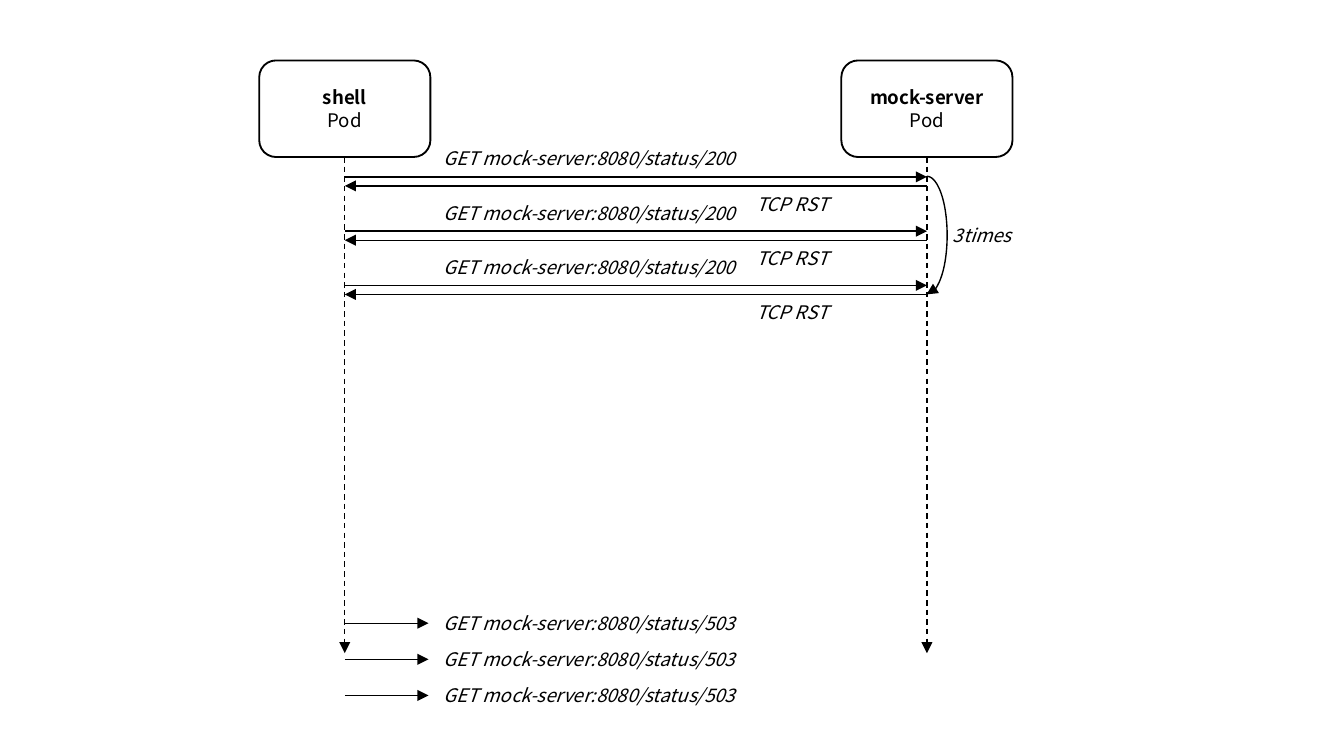
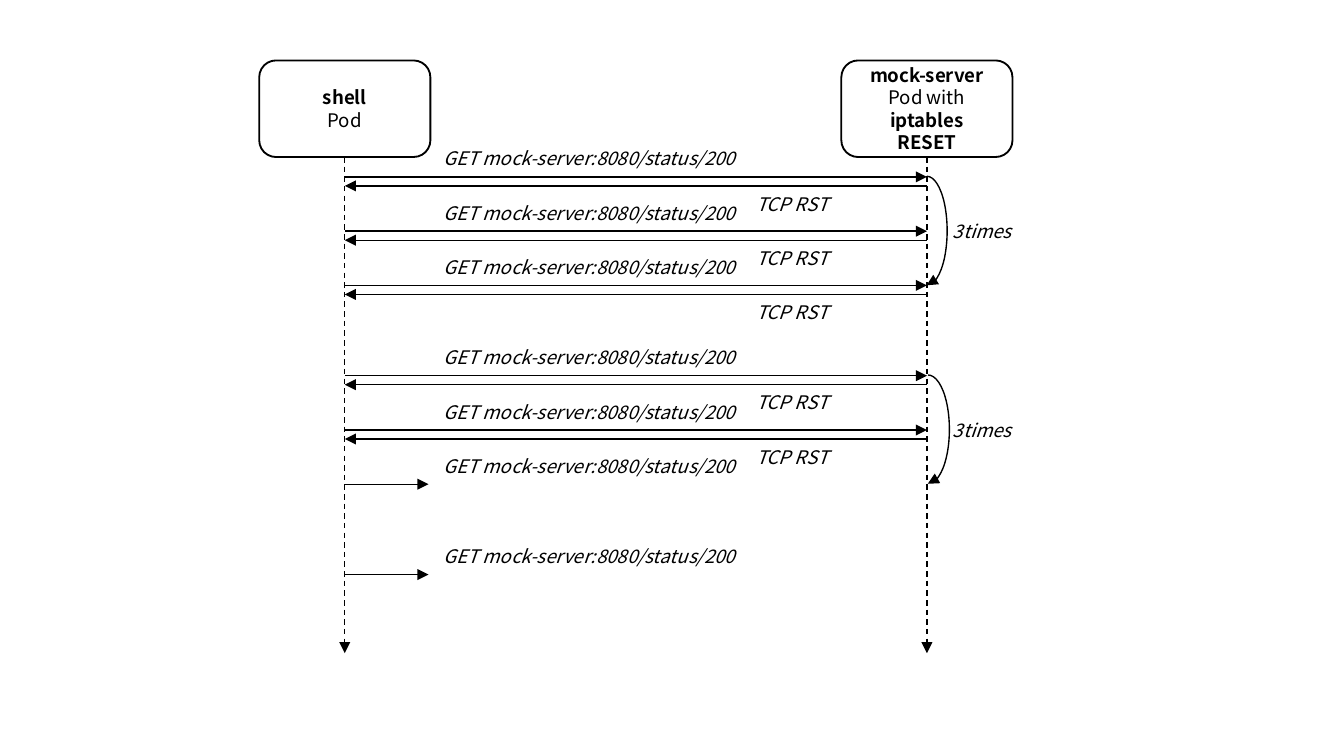
Before and after one commit to ssup2/blog-software, a slide deck: slide 10 of content/docs/theory-analysis/istio-sidecar-proxy-access-log/images/images.pptx. Drawn at 1344x756 pixels with LibreOffice and Linux fonts; fonts in the diff are those of the drawing. Boxes give left, top, right and bottom in pixels: in the first picture for what was removed or moved away, otherwise in the second. Text is boxed around its words. In the diff, an @@ line names an element or a change of style, - is before the commit and + after.

```diff
--- a/content/docs/theory-analysis/istio-sidecar-proxy-access-log/images/images.pptx
+++ b/content/docs/theory-analysis/istio-sidecar-proxy-access-log/images/images.pptx
@@ text in rounded rectangle at bbox=[889, 89, 965, 150]: text changed; bold on @@
-Pod
+Pod with iptables RESET
@@ arc (boxed as its full ellipse): place and size @@
-arc (boxed as its full ellipse) at bbox=[907, 176, 948, 294]
+arc (boxed as its full ellipse) at bbox=[907, 176, 948, 285]
@@ text "3times": place and size @@
-text "3times" at bbox=[953, 227, 1012, 243]
+text "3times" at bbox=[953, 223, 1012, 239]
@@ text at bbox=[444, 349, 735, 368]: text changed @@
-GET mock-server:8080/status/503
+GET mock-server:8080/status/200
@@ arrow added from (345, 376) to (927, 376), #000000 0.75 pt @@
@@ arrow added from (927, 384) to (345, 384), #000000 0.75 pt @@
@@ arc (boxed as its full ellipse) added at bbox=[907, 375, 950, 484], outline #000000 0.75 pt @@
@@ text at bbox=[444, 404, 735, 423]: text changed @@
-GET mock-server:8080/status/503
+GET mock-server:8080/status/200
@@ text added at bbox=[756, 395, 828, 410], 10 pt, text #000000, italic @@
+TCP RST
@@ arrow added from (345, 430) to (927, 430), #000000 0.75 pt @@
@@ arrow added from (927, 439) to (345, 439), #000000 0.75 pt @@
@@ text added at bbox=[953, 422, 1012, 438], 10 pt, text #000000, italic @@
+3times
@@ text added at bbox=[444, 458, 735, 477], 10 pt, text #000000, italic @@
+GET mock-server:8080/status/200
@@ text added at bbox=[756, 450, 828, 465], 10 pt, text #000000, italic @@
+TCP RST
@@ arrow moved from (345, 660) - (429, 660) to (345, 484) - (429, 484) @@
@@ text at bbox=[444, 548, 735, 567]: text changed @@
-GET mock-server:8080/status/503
+GET mock-server:8080/status/200
@@ arrow moved from (345, 624) - (429, 624) to (345, 575) - (429, 575) @@
@@ arrow removed from (345, 695) to (429, 695) @@
```
Also in this commit, not shown: 2 other slides changed, 2 slides added, 1 other file.
